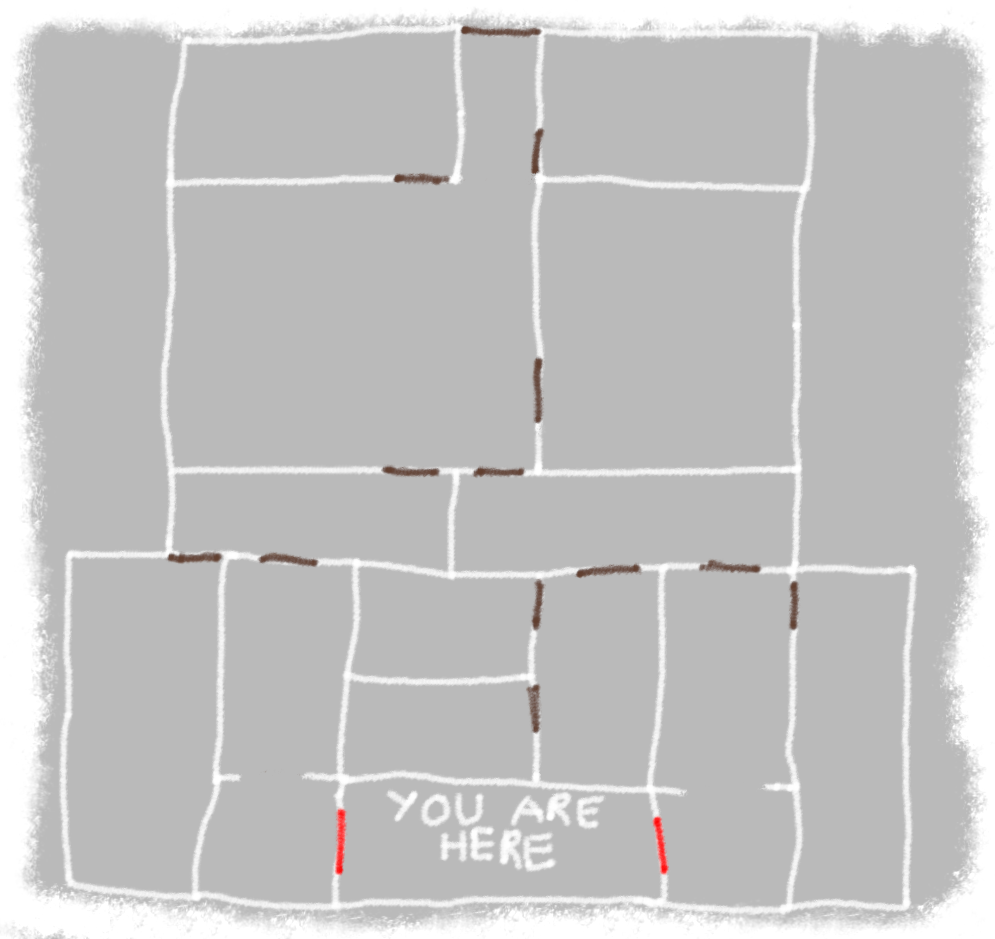
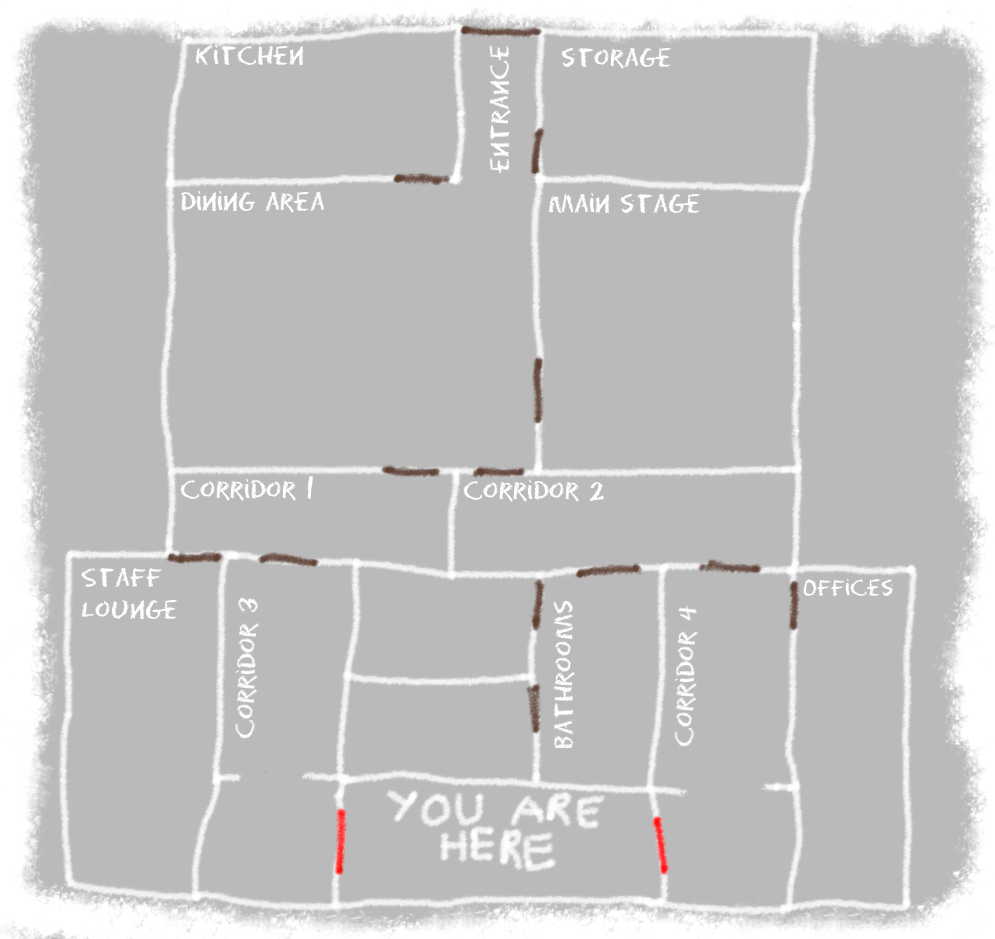
Revision of a layered w=995, h=939 image; what changed, layer by layer:
showed group "Text" (12 layers) over [81, 44, 894, 749]
